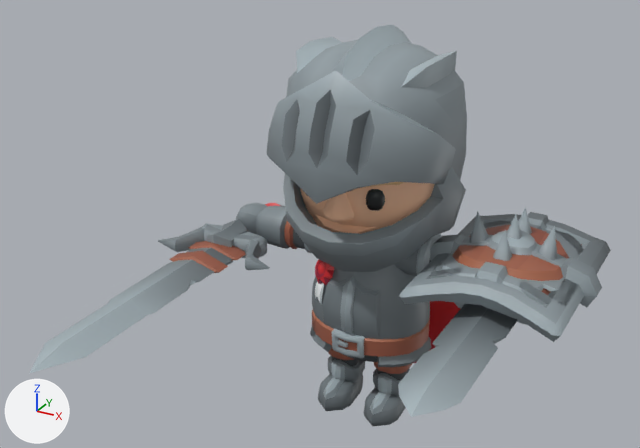
What one commit did to the glTF model assets/models/Knight.glb.
The view is the same before and after, from a camera (50 mm lens) standing at (2.12, -4.53, 3.45) and looking at (-0.02, -0.63, 1.5). Every picture has the same lights, and +X, +Y and +Z are marked at lower left. The older version comes first. Where no turn or scale is listed for an object, it has been applied to the vertices. Vertices at exactly the same position are counted once.

Script lines for the objects in view, before the commit:
```python
ob_1h_sword = bpy.data.objects.new('1H_Sword', me_cube_003)
ob_1h_sword.location = (-0.883, -0.033, 1.049)
ob_1h_sword.rotation_euler = (1.571, 0.0, 0.0)  # degrees (90, 0, 0)
ob_1h_sword_offhand = bpy.data.objects.new('1H_Sword_Offhand', me_cube_003)
ob_1h_sword_offhand.location = (0.883, -0.017, 1.049)
ob_1h_sword_offhand.rotation_euler = (-1.571, 0.0, -3.142)  # degrees (-90, 0, -180)
ob_2h_sword = bpy.data.objects.new('2H_Sword', me_cube_12993)
ob_2h_sword.location = (-0.883, -0.033, 1.049)
ob_badge_shield = bpy.data.objects.new('Badge_Shield', me_cylinder_280)
ob_badge_shield.location = (0.883, -0.017, 1.205)
ob_knight_helmet = bpy.data.objects.new('Knight_Helmet', me_cube_124)
ob_knight_helmet.location = (0.0, 0.0, 1.216)
ob_knight_legright = bpy.data.objects.new('Knight_LegRight', me_cube_127)
ob_knight_legright.location = (0.0, 0.0, 0.0)
ob_rectangle_shield = bpy.data.objects.new('Rectangle_Shield', me_cylinder_005)
ob_rectangle_shield.location = (0.883, -0.017, 1.205)
ob_round_shield = bpy.data.objects.new('Round_Shield', me_cylinder_010)
ob_round_shield.location = (0.883, -0.017, 1.205)
ob_spike_shield = bpy.data.objects.new('Spike_Shield', me_cylinder_022)
ob_spike_shield.location = (0.883, -0.017, 1.205)
# also in view: 'Knight_Body' at (0.0, 0.01, 0.83); 'Knight_ArmRight' at (-0.51, 0.01, 1.12); 'Knight_Cape' at (0.0, 0.21, 0.67); 'Knight_LegLeft' at (0.17, -0.08, 0.26); 'Knight_ArmLeft' at (0.51, 0.01, 1.12)
```
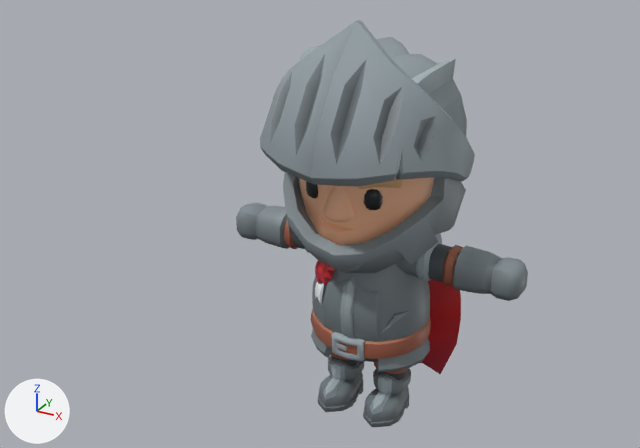
Where the newer file only moved an object's origin or applied its transform, the numbers keep the older frame.

Location of each change, (x1, y1, x2, y2) in pixels of the pictures (640 x 448 px):
'Knight_Helmet', reshaped, moved (8% narrower)
    before: (266, 25, 467, 272)
    after: (283, 37, 467, 273)
'Knight_HelmetVisor', added
    after: (260, 20, 475, 187)
'1H_Sword_Offhand', deleted
    before: (398, 302, 527, 417)
'Rectangle_Shield', deleted
    before: (399, 214, 611, 342)
'2H_Sword', deleted
    before: (30, 203, 285, 373)
'Spike_Shield', deleted
    before: (422, 208, 602, 307)
'Round_Shield', deleted
    before: (442, 224, 580, 291)
'1H_Sword', deleted
    before: (108, 223, 267, 315)
'Badge_Shield', deleted
    before: (420, 220, 584, 323)
'Knight_ArmLeft', unchanged, uncovered by the edit
    before: (395, 234, 441, 276)
    after: (396, 234, 528, 301)
'Knight_Cape', unchanged, uncovered by the edit
    before: (414, 301, 460, 363)
    after: (420, 280, 461, 374)

The change in detail:
me_cube_124 is used by ob_knight_helmet; location (0.0, 0.0, 1.216).
me_cube_124 had 253 vertices, 480 faces and spanned x -0.569..0.569, y -0.711..0.542, z -0.105..1.251.
me_cube_124 now has 223 vertices, 418 faces and spans x -0.569..0.569, y -0.598..0.542, z 1.098..2.398.
me_cube_124 part 1: 253 vertices removed from x -0.569..0.569, y -0.711..0.542, z -0.105..1.251; 223 vertices added at x -0.569..0.569, y -0.598..0.542, z 1.098..2.398.
Mesh me_knight_helmetvisor is new.
It has 216 vertices, 428 faces and spans x -0.609..0.609, y -0.766..0.085, z 1.652..2.543.
It uses material mat_knight_texture (picture img_knight_texture).
Object '1H_Sword_Offhand' (ob_1h_sword_offhand) is deleted.
Object 'Badge_Shield' (ob_badge_shield) is deleted.
Object 'Rectangle_Shield' (ob_rectangle_shield) is deleted.
Object 'Round_Shield' (ob_round_shield) is deleted.
Object 'Spike_Shield' (ob_spike_shield) is deleted.
Object '1H_Sword' (ob_1h_sword) is deleted.
Object '2H_Sword' (ob_2h_sword) is deleted.
Object 'Knight_Helmet' (ob_knight_helmet) moves from (0.0, 0.0, 1.216) to (0.0, 0.0, 0.0).
Object 'Knight_HelmetVisor' (ob_knight_helmetvisor) is new; it shows me_knight_helmetvisor.
Its location is (0.0, 0.0, 0.0).
